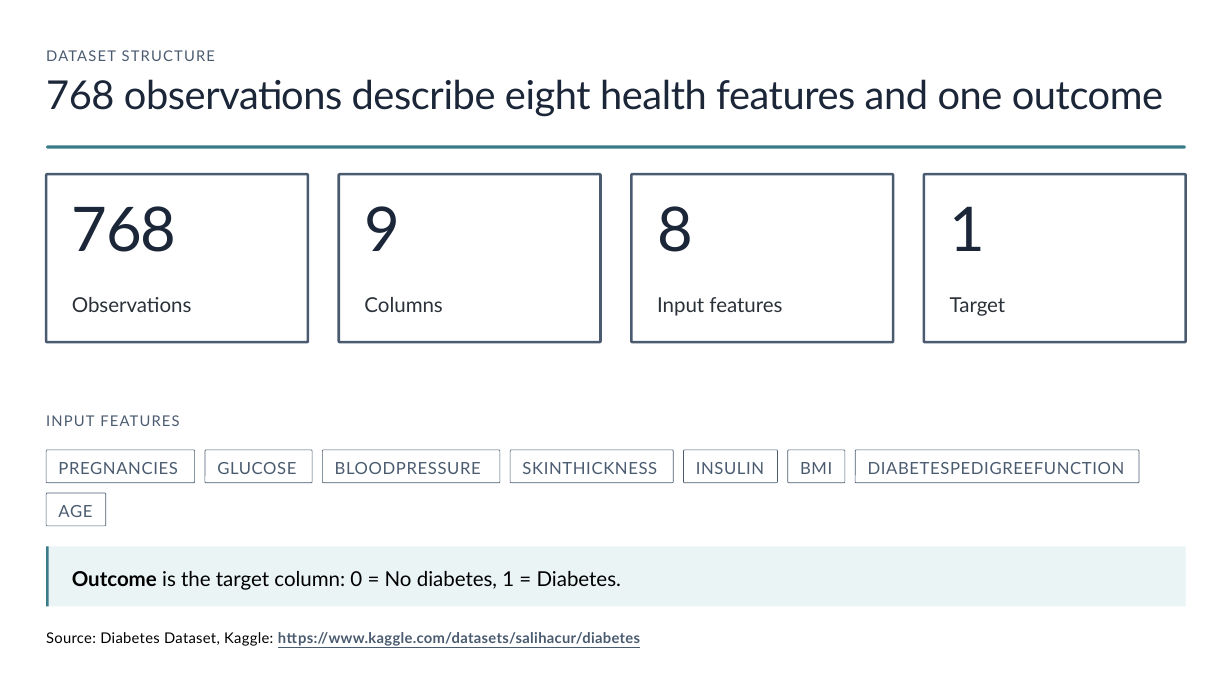
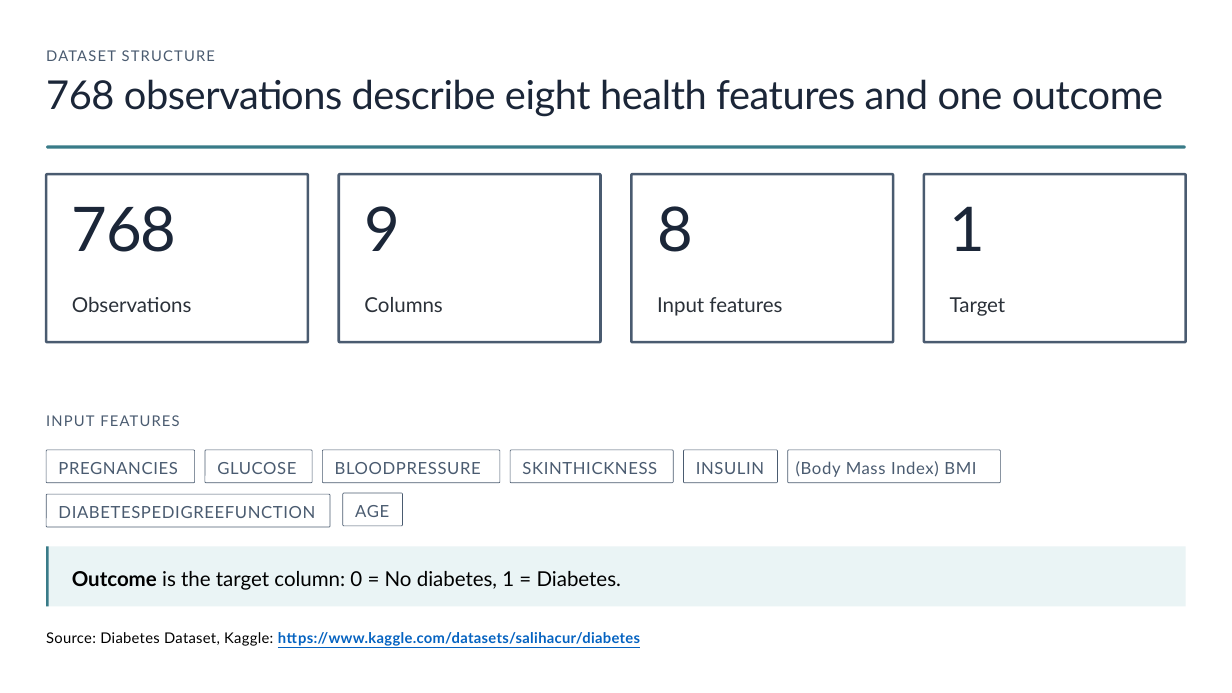
Before and after one commit to HazemWaelll/Diabetes-Prediction, a slide deck: slide 3 of Diabetes-Prediction.pptx. Drawn at 1232x693 pixels with LibreOffice and Linux fonts; fonts in the diff are those of the drawing; background and template pictures are left out. Boxes give left, top, right and bottom in pixels: in the first picture for what was removed or moved away, otherwise in the second. Text is boxed around its words. In the diff, an @@ line names an element or a change of style, - is before the commit and + after.

```diff
--- a/Diabetes-Prediction.pptx
+++ b/Diabetes-Prediction.pptx
@@ rounded rectangle: place and size @@
-rounded rectangle at box(856, 450, 1140, 483)
+rounded rectangle at box(788, 450, 1001, 483)
@@ text at box(796, 461, 976, 477): text changed @@
-BMI
+(Body Mass Index) BMI
@@ rounded rectangle: place and size @@
-rounded rectangle at box(46, 494, 106, 527)
+rounded rectangle at box(46, 494, 330, 528)
@@ text "DIABETESPEDIGREEFUNCTION": place and size @@
-text "DIABETESPEDIGREEFUNCTION" at box(868, 462, 1125, 474)
+text "DIABETESPEDIGREEFUNCTION" at box(58, 506, 315, 518)
@@ rounded rectangle: place and size @@
-rounded rectangle at box(788, 450, 846, 483)
+rounded rectangle at box(343, 494, 403, 527)
@@ text "AGE": place and size @@
-text "AGE" at box(58, 505, 92, 517)
+text "AGE" at box(355, 505, 389, 517)
@@ text "Source: Diabetes Dataset, Kaggle: https://www.kaggle.com/dat ..." at box(46, 632, 640, 646): text colour #4A5B70 to #0563C1 in "https://www.kaggle.com/datasets/salihacur/diabetes" @@
```
Also in this commit, not shown: 2 other slides changed, 3 slides added, 6 slides removed.
